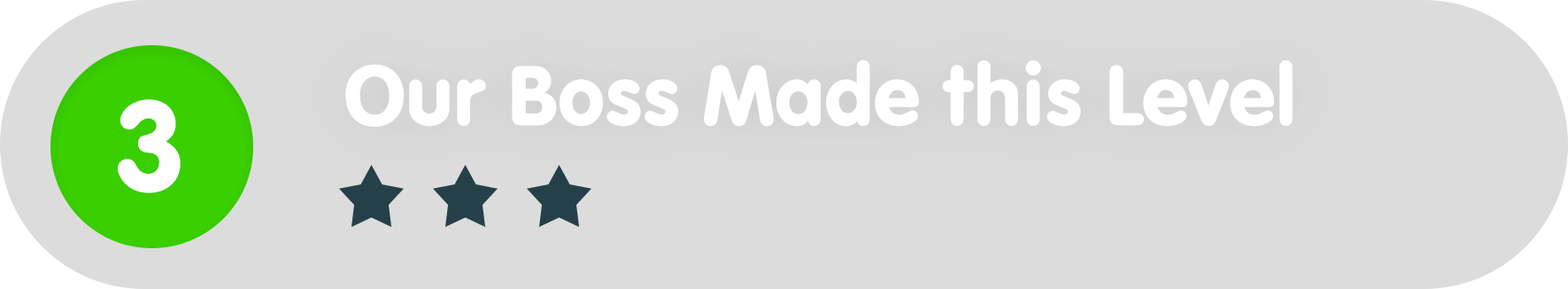
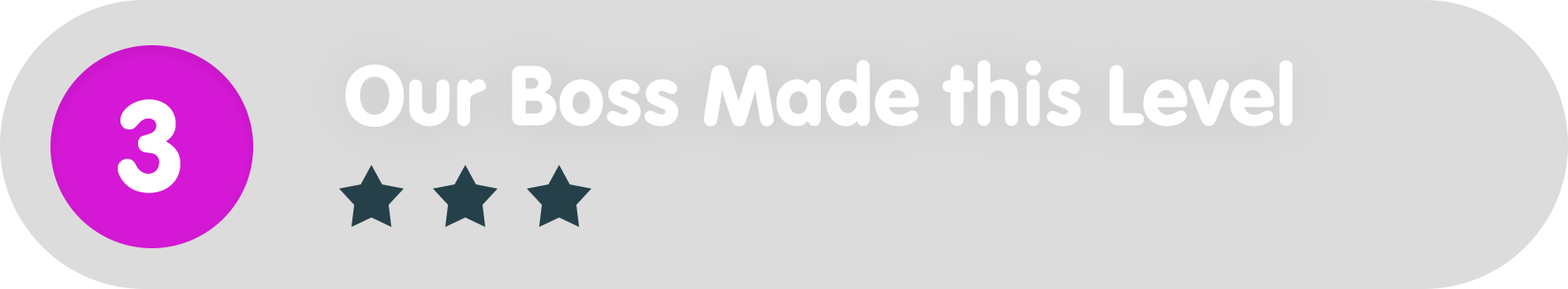
Two versions of the same layered image (1568x289). Layer-by-layer changes:
painted on "Ellipse_green" over (x1=50, y1=45, x2=254, y2=248)
